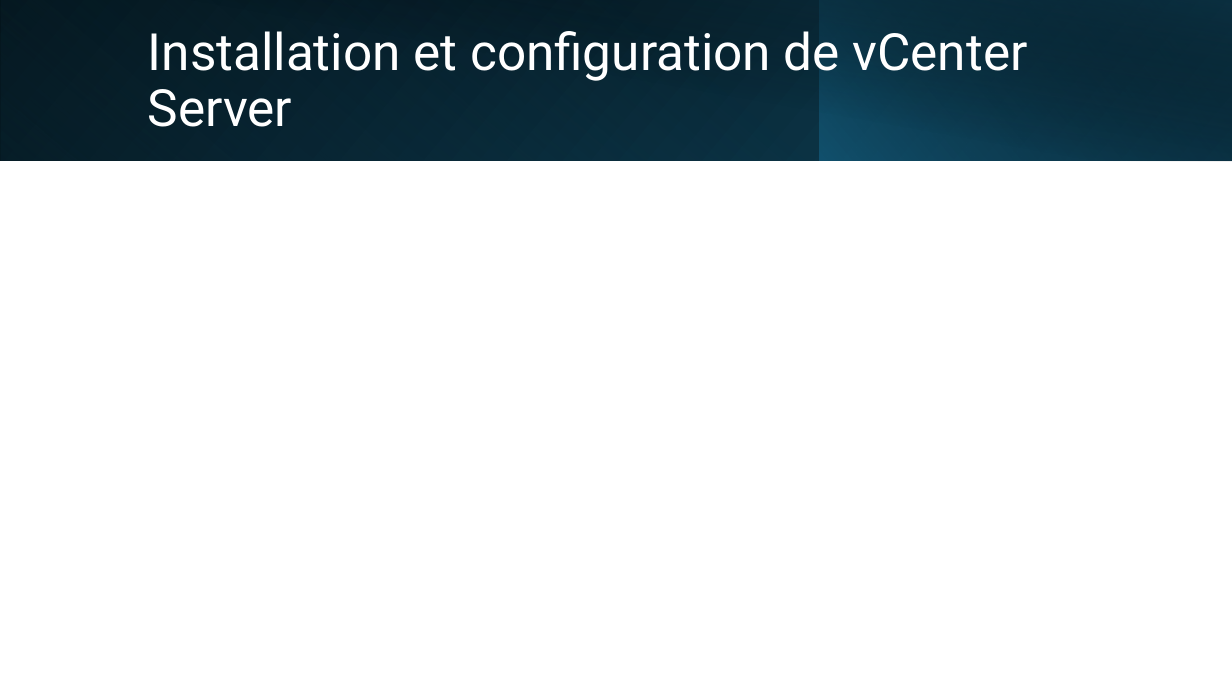
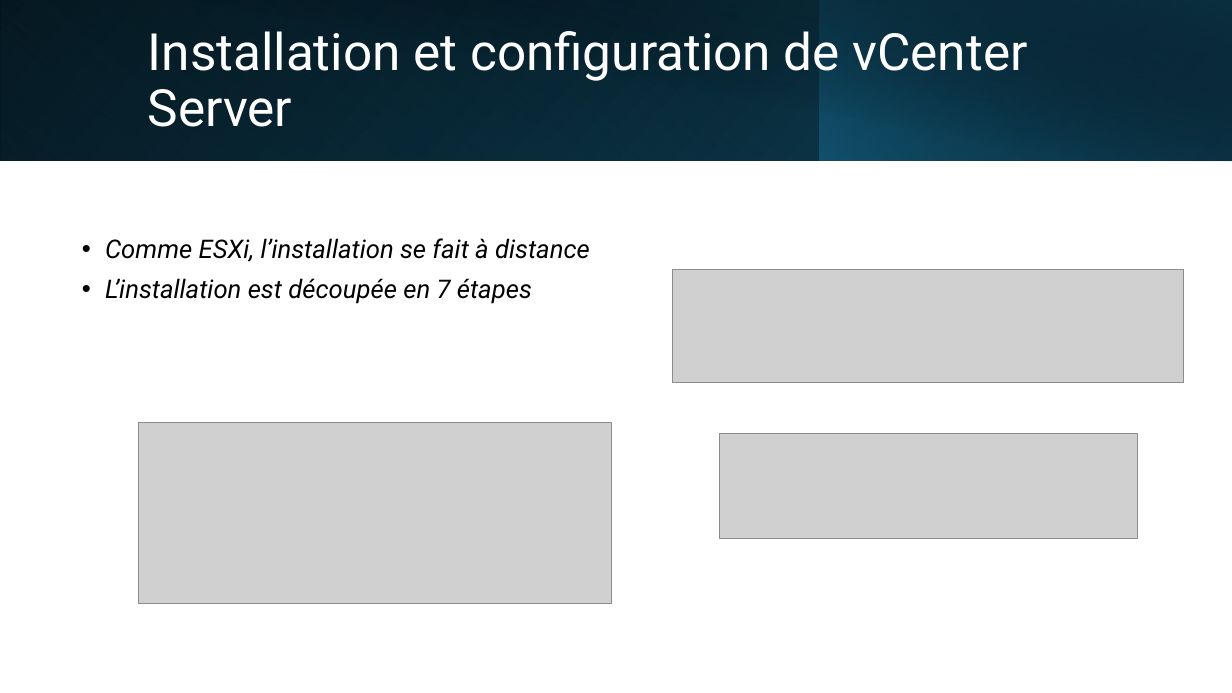
Before and after one commit to Vinc1347900/Stage_Henallux, a slide deck: slide 21 of TFE/DHAIMI_Vincent_PP_TFE.pptx (slide 22 before the commit). Drawn at 1232x693 pixels with LibreOffice and Linux fonts; fonts in the diff are those of the drawing; grey boxes stand for pictures. Boxes give left, top, right and bottom in pixels: in the first picture for what was removed or moved away, otherwise in the second. Text is boxed around its words. In the diff, an @@ line names an element or a change of style, - is before the commit and + after.

```diff
--- a/TFE/DHAIMI_Vincent_PP_TFE.pptx
+++ b/TFE/DHAIMI_Vincent_PP_TFE.pptx
@@ text added at [105,238,590,304], 20 pt, text #000000, italic @@
+• Comme ESXi, l’installation se fait à distance
+• L’installation est découpée en 7 étapes
@@ picture added at [673,269,1184,383] @@
@@ picture added at [139,422,611,604] @@
@@ picture added at [720,433,1138,539] @@
```
Also in this commit, not shown: 10 other slides changed, 4 slides added, 5 slides removed, 4 other files.
